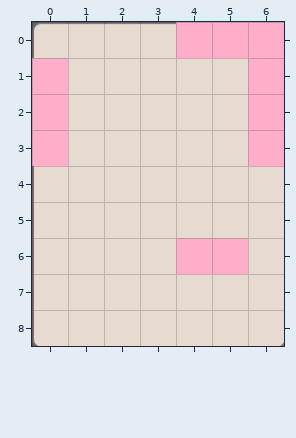
Level history. Tiled map: HungryGame/proj.win32/map/14.tmx. That is the earlier state.
Cells are 60x60 px. Shown: x 0..6, y 0..8.
After the commit:
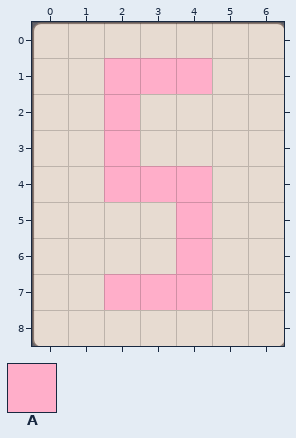
Key: from "metaset1": A 0.
_ is an empty cell, # one hidden under a higher layer.
Changes in this commit:
Layer "wall":
y 0: x 4..6 ### -> ___
y 1..3: x 0 # -> _; x 6 # -> _
y 6: x 5 # -> _
Layer "Items":
y 0: x 4..6 AAA -> ___
y 1: x 0 A -> _; x 2..4 ___ -> AAA; x 6 A -> _
y 2..3: x 0 A -> _; x 2 _ -> A; x 6 A -> _
y 4: x 2..4 ___ -> AAA
y 5: x 4 _ -> A
y 6: x 5 A -> _
y 7: x 2..4 ___ -> AAA
Where, in picture pixels (left, top, right, bottom), the same in both pictures:
changed: (104, 22, 284, 310)
removed: (32, 58, 68, 166)
